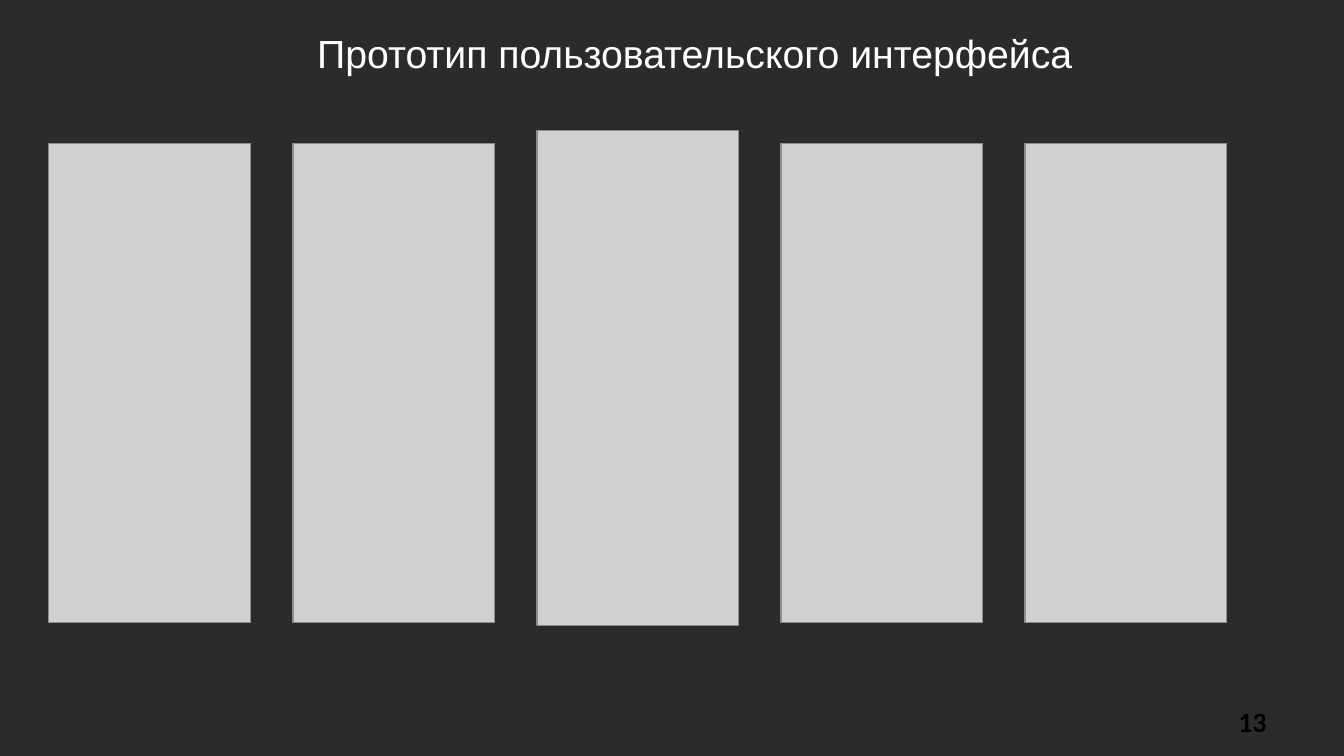
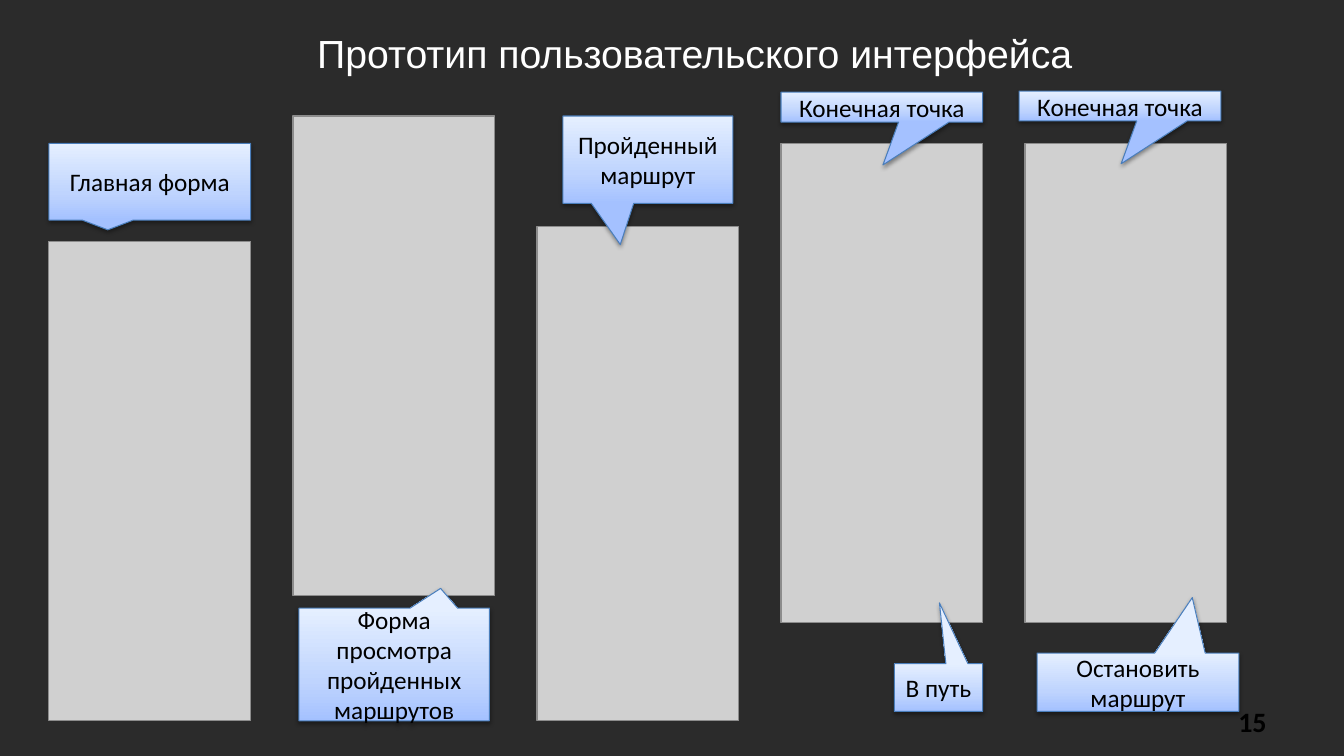
Before and after one commit to SonicRun/DiplomMaga, a slide deck: slide 15 of Mavlyutov_V_D_prezentatsia.pptx (slide 13 before the commit). Drawn at 1344x756 pixels with LibreOffice and Linux fonts; fonts in the diff are those of the drawing; grey boxes stand for pictures; background and template pictures are left out; a plain dark background stands for a picture behind light text. Boxes give left, top, right and bottom in pixels: in the first picture for what was removed or moved away, otherwise in the second. Text is boxed around its words. In the diff, an @@ line names an element or a change of style, - is before the commit and + after.

```diff
--- a/Mavlyutov_V_D_prezentatsia.pptx
+++ b/Mavlyutov_V_D_prezentatsia.pptx
@@ picture: place and size @@
-picture at bbox=[293, 143, 495, 623]
+picture at bbox=[293, 116, 495, 596]
@@ speech box added at bbox=[563, 116, 733, 204], fill gradient #A4C4FF to #BFD4FF to #E6EEFF, outline #4B7EBC 0.75 pt, 18 pt, text #000000 @@
+Пройденный маршрут
@@ speech box added at bbox=[781, 93, 983, 123], fill gradient #A4C4FF to #BFD4FF to #E6EEFF, outline #4B7EBC 0.75 pt, 18 pt, text #000000 @@
+Конечная точка
@@ speech box added at bbox=[1019, 91, 1221, 121], fill gradient #A4C4FF to #BFD4FF to #E6EEFF, outline #4B7EBC 0.75 pt, 18 pt, text #000000 @@
+Конечная точка
@@ speech box added at bbox=[49, 143, 251, 220], fill gradient #A4C4FF to #BFD4FF to #E6EEFF, outline #4B7EBC 0.75 pt, 18 pt, text #000000 @@
+Главная форма
@@ picture: place and size @@
-picture at bbox=[537, 131, 739, 625]
+picture at bbox=[537, 227, 739, 721]
@@ picture: place and size @@
-picture at bbox=[49, 143, 251, 623]
+picture at bbox=[49, 241, 251, 721]
@@ speech box added at bbox=[298, 608, 489, 721], fill gradient #A4C4FF to #BFD4FF to #E6EEFF, outline #4B7EBC 0.75 pt, 18 pt, text #000000 @@
+Форма просмотра пройденных маршрутов
@@ speech box added at bbox=[1037, 653, 1239, 712], fill gradient #A4C4FF to #BFD4FF to #E6EEFF, outline #4B7EBC 0.75 pt, 18 pt, text #000000 @@
+Остановить маршрут
@@ speech box added at bbox=[894, 663, 983, 711], fill gradient #A4C4FF to #BFD4FF to #E6EEFF, outline #4B7EBC 0.75 pt, 18 pt, text #000000 @@
+В путь
@@ page number at bbox=[1238, 708, 1266, 732]: text changed @@
-13
+15
```
Also in this commit, not shown: 8 other slides changed, 2 slides added, 1 other file.
